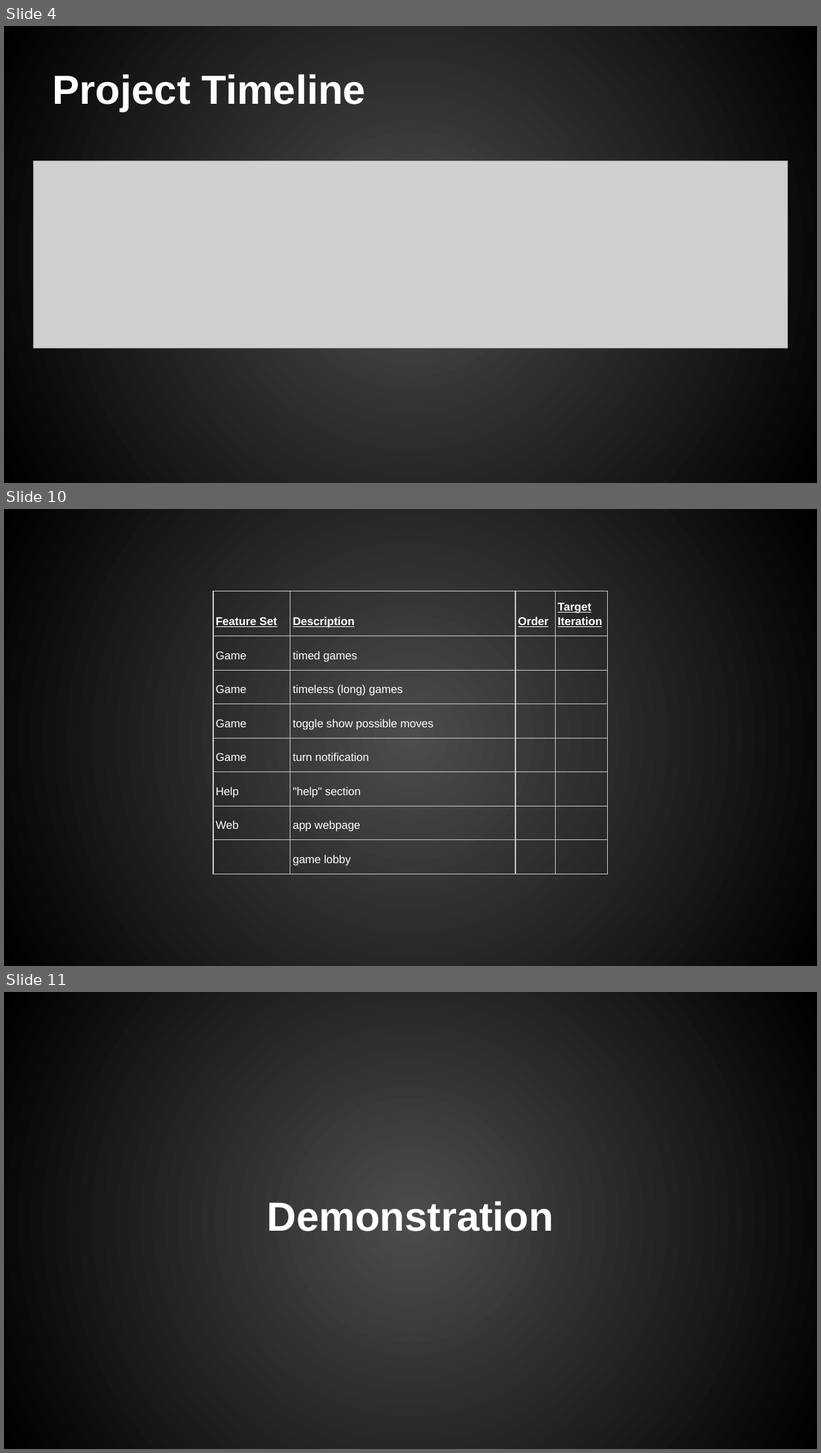
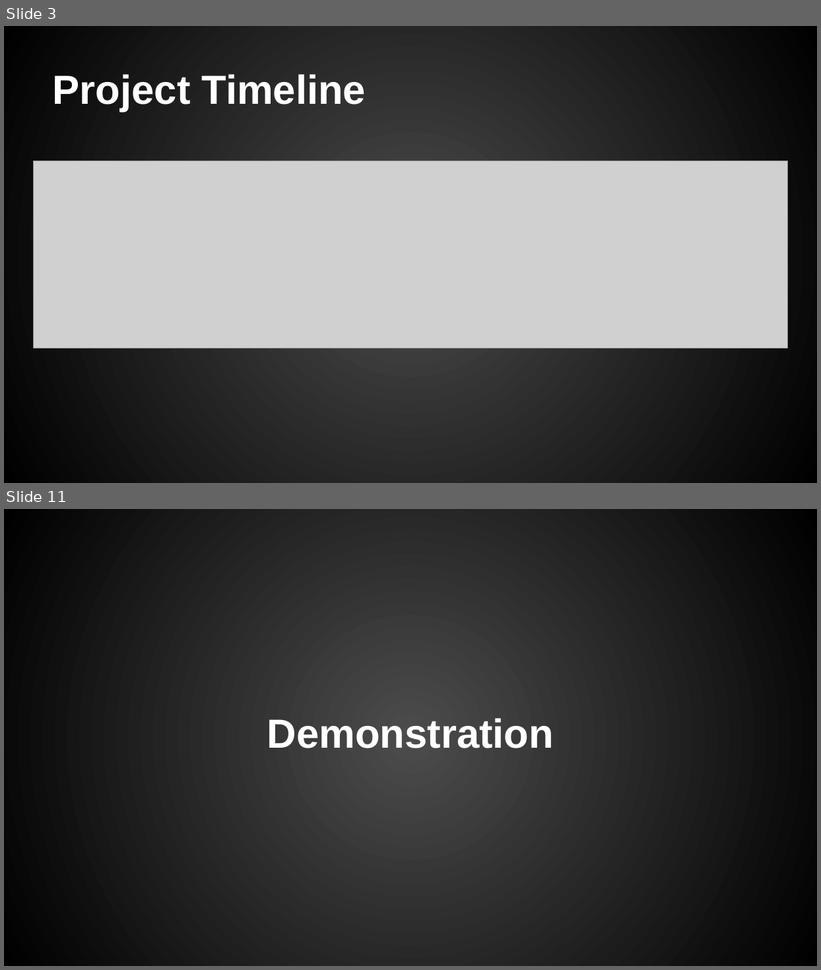
Before and after one commit to chriskdon/chinese-checkers, a slide deck: project-management/binder/iteration2/Curtis/Chinese Checkers - Iteration #2.pptx. Shown one above the other, each under a label of ours: slides 4, 10 and 11 before the commit, slides 3 and 11 after it; the slides between them are not shown. The pictures are 821x1453 and 821x970 pixels, drawn with LibreOffice and Linux fonts; fonts in the diff are those of the drawing; grey boxes stand for pictures; background and template pictures are left out. Boxes give left, top, right and bottom in pixels: in the first picture for what was removed or moved away, otherwise in the second. Text is boxed around its words. In the diff, an @@ line names an element or a change of style, - is before the commit and + after.

Commit message:
finalized Iteration #2 presentation

```diff
--- a/project-management/binder/iteration2/Curtis/Chinese Checkers - Iteration #2.pptx
+++ b/project-management/binder/iteration2/Curtis/Chinese Checkers - Iteration #2.pptx
@@ slide 10 removed at <box>4,509,817,966</box>, background gradient #4C4C4C to #000000 @@
@@ table removed at <box>213,591,608,869</box>, 8 rows, 4 columns @@
-Feature Set | Description | Order | Target Iteration
-Game | timed games |  | 
-Game | timeless (long) games |  | 
-Game | toggle show possible moves |  | 
-Game | turn notification |  | 
-Help | "help" section |  | 
-Web | app webpage |  | 
- | game lobby |  | 
@@ what was slide 4 is now slide 3 @@
```
Also in this commit, not shown: 2 slides changed, 7 slides added, 5 other slides removed.
